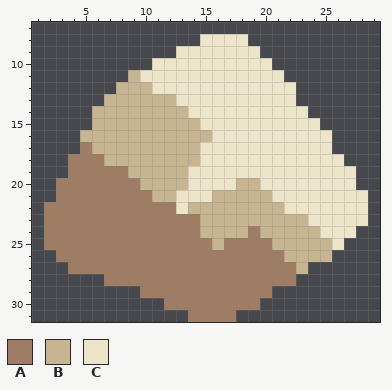
File history of a pixel-art sprite, assets/sprites/blocks/environment/ore/ore-nickel2.png. Above: the version before the commit.
The file is 32x32 pixels. Shown: x 1..29, y 7..31.
Palette (. is transparent): A #9f7d64  B #c7b490  C #ede5c9
Pixels before, first column x 2:
 8 .............CCCC..........
 9 ...........CCCCCCC.........
10 .........CCCCCCCCCC........
11 .......BCCCCCCCCCCCC.......
12 ......BBBCCCCCCCCCCCC......
13 .....BBBBBBCCCCCCCCCC......
14 ....BBBBBBBBCCCCCCCCCC.....
15 ....BBBBBBBBBCCCCCCCCCC....
16 ...BBBBBBBBBBBCCCCCCCCCC...
17 ...ABBBBBBBBBCCCCCCCCCCC...
18 ..AAABBBBBBBBCCCCCCCCCCCC..
19 ..AAAAABBBBBCCCCCCCCCCCCCC.
20 .AAAAAAABBBBCCCCBBCCCCCCCC.
21 .AAAAAAAABBCCCBBBBBCCCCCCCC
22 AAAAAAAAAAACBBBBBBBBCCCCCCC
23 AAAAAAAAAAAAABBBBBBBBBCCCCC
24 AAAAAAAAAAAAABBBBABBBBBCCC.
25 AAAAAAAAAAAAAABAAAABBBBBC..
26 .AAAAAAAAAAAAAAAAAAABBBB...
27 ..AAAAAAAAAAAAAAAAAAAB.....
28 .....AAAAAAAAAAAAAAAA......
29 ........AAAAAAAAAAA........
30 ..........AAAAAAAA.........
31 ............AAAA...........
The same view after the edit:
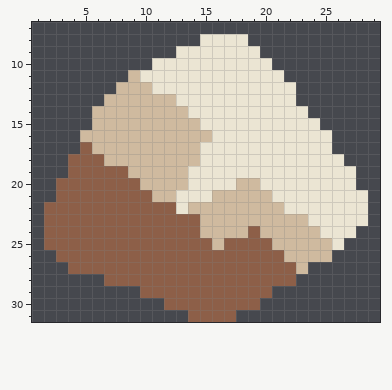
The edit:
colour A: #9f7d64 -> #8d5f48
colour B: #c7b490 -> #cfba9f
colour C: #ede5c9 -> #ebe5d3
Boxes around the changes in both pictures, in picture pixels (x1, y1, x2, y2):
changed: (44, 34, 368, 322)
